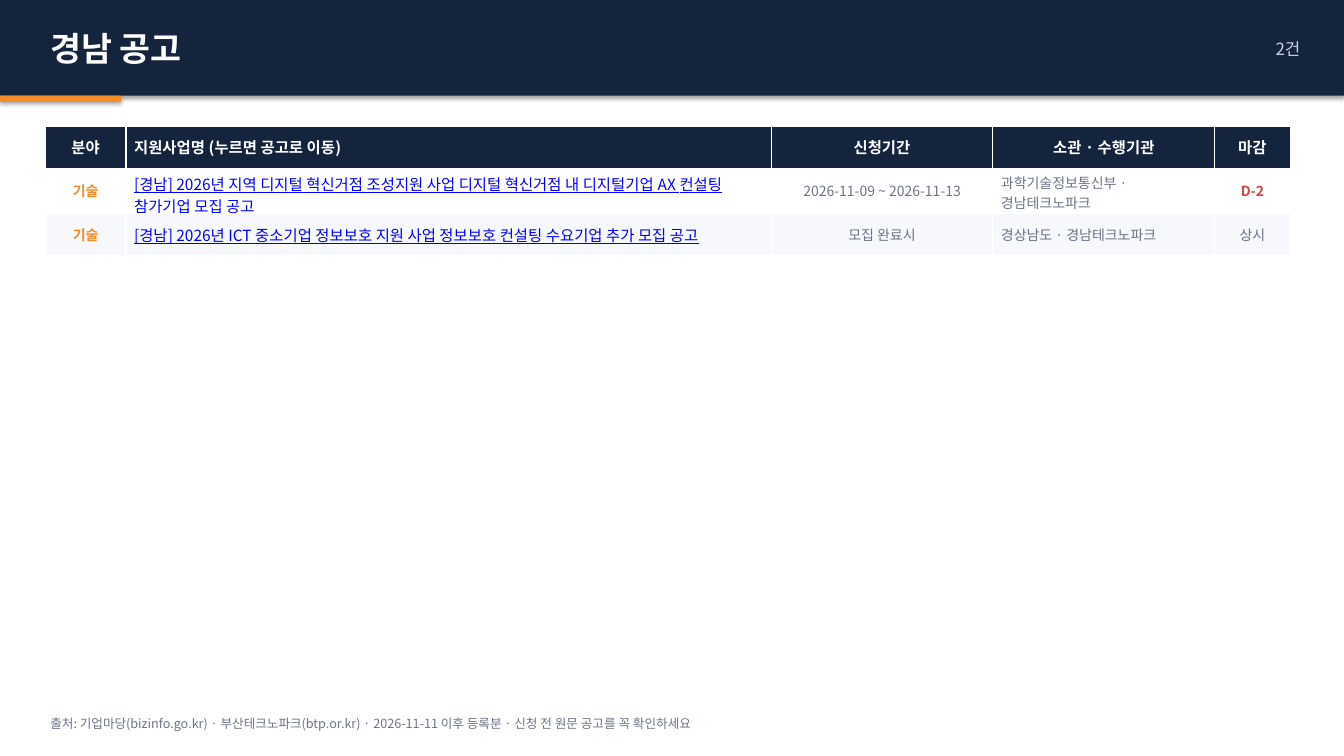
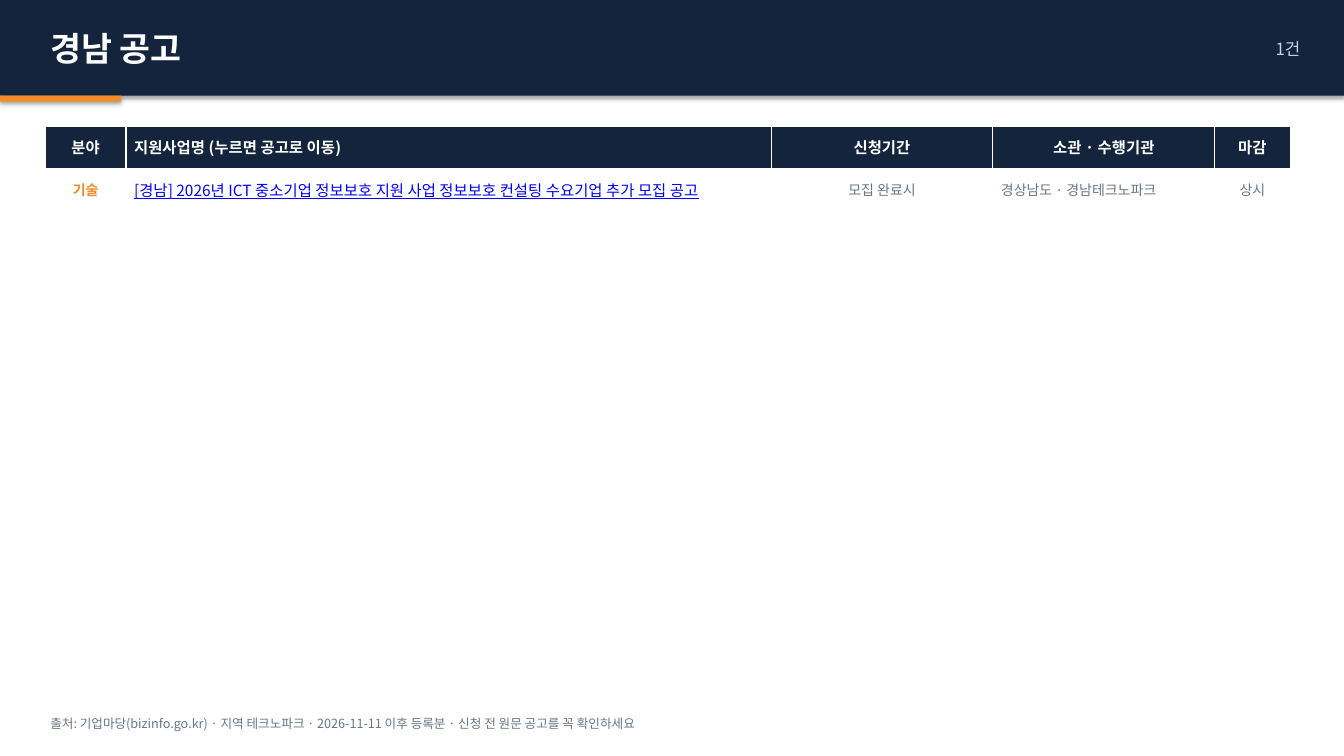
Before and after one commit to juddmank/helprnd.com, a slide deck: slide 6 of site/briefings/2026-11-11_지원사업공고.pptx. Drawn at 1344x756 pixels with LibreOffice and Linux fonts; fonts in the diff are those of the drawing. Boxes give left, top, right and bottom in pixels: in the first picture for what was removed or moved away, otherwise in the second. Text is boxed around its words. In the diff, an @@ line names an element or a change of style, - is before the commit and + after.

```diff
--- a/site/briefings/2026-11-11_지원사업공고.pptx
+++ b/site/briefings/2026-11-11_지원사업공고.pptx
@@ text at (x1=1276, y1=41, x2=1301, y2=56): text changed @@
-2건
+1건
@@ table at (x1=45, y1=126, x2=1291, y2=211) @@
-row 2: 기술 | [경남] 2026년 지역 디지털 혁신거점 조성지원 사업 디지털 혁신거점 내 디지털기업 AX 컨설팅 참가기업 모집 공고 | 2026-11-09 ~ 2026-11-13 | 과학기술정보통신부 · 경남테크노파크 | D-2
@@ text at (x1=50, y1=717, x2=635, y2=731): text changed @@
-출처: 기업마당(bizinfo.go.kr) · 부산테크노파크(btp.or.kr) · 2026-11-11 이후 등록분 · 신청 전 원문 공고를 꼭 확인하세요
+출처: 기업마당(bizinfo.go.kr) · 지역 테크노파크 · 2026-11-11 이후 등록분 · 신청 전 원문 공고를 꼭 확인하세요
```
Also in this commit, not shown: 18 other slides changed, 3 slides added, 6 other files.
